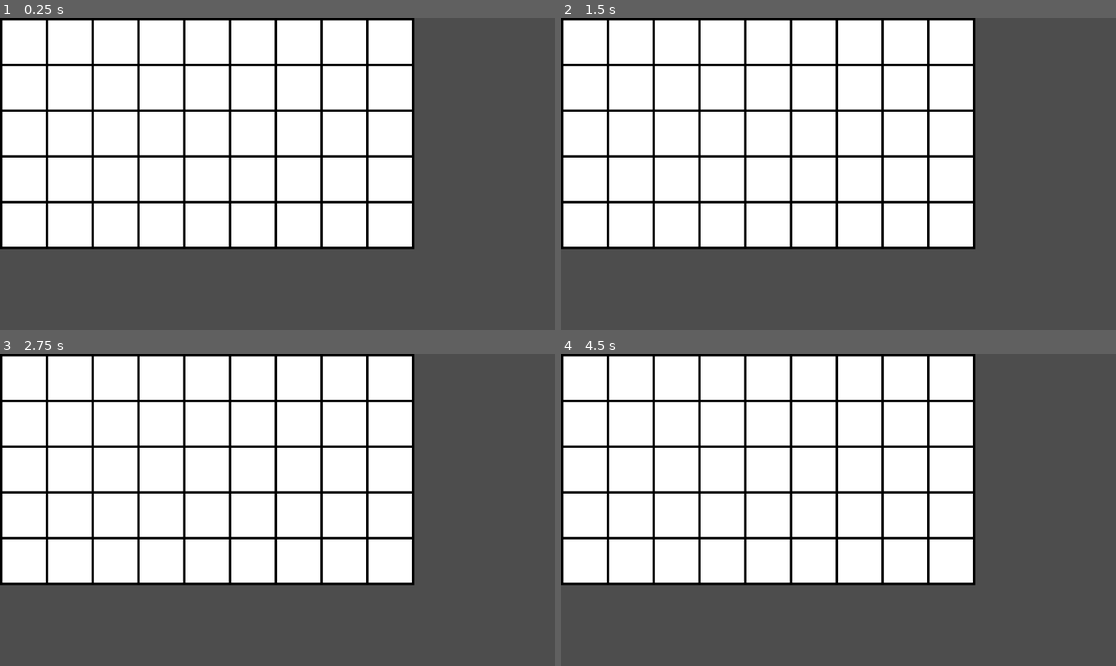
Above: before the commit, frames 1-4 (two rows, left to right).
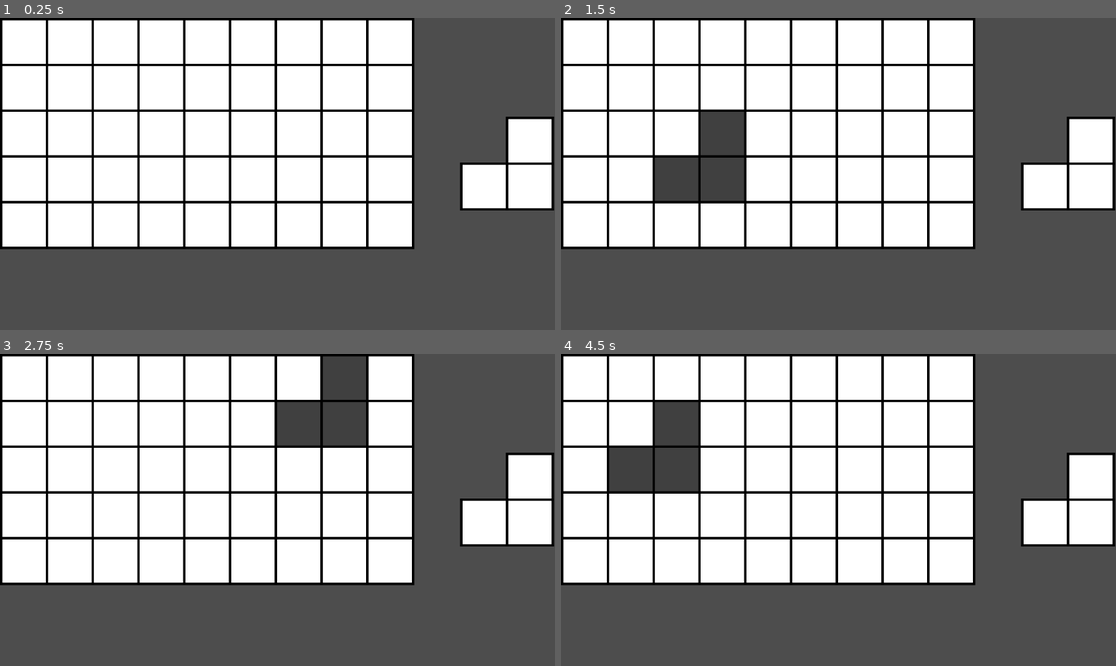
Above: after the commit, the same moments.

Repository: AI-Sturdy-Group/seudo-tetris
Game: Godot game, scene res://Scenes/board.tscn
Same seed, same stepped clock (60 frames per second), same inputs: the game is played once before the commit and once after it.
Inputs (mouse positions are in pixels of both pictures, inside the frame that each line leads up to):
- Up to frame 1 (0.25 s): no input
- Up to frame 2 (1.5 s): tap Enter at 0.5 s; move the mouse to (960, 158) at 0.52 s; tap Space at 1.25 s; move the mouse to (727, 189) at 1.27 s
- Up to frame 3 (2.75 s): tap Enter at 2 s; move the mouse to (333, 441) at 2.02 s
- Up to frame 4 (4.5 s): tap Space at 2.75, 4.25 s; move the mouse to (810, 572) at 2.77 s; tap Enter at 3.5 s; move the mouse to (1005, 556) at 3.52 s; move the mouse to (672, 463) at 4.27 s

The runs differ from the first frame. In frame 1, 3.9% of the frame differs, in the area x 82-100%, y 31-62%; in frame 2, 7.2%; in frame 3, 7.2%; in frame 4, 7.2%, in the area x 8-100%, y 15-62%.

Commit message:
Add player simple piece and add its shadow over the board on mouse movement

Diff:
--- a/Scenes/board.gd
+++ b/Scenes/board.gd
@@ -1,8 +1,24 @@
 extends Node2D
 
-
+var _board_objects = []
+var _positioned_objects = []
+var _hovered_objects = []
+var DEFAULT_COLOR = Color(1, 1, 1, 1)
+var DEFAULT_HOVERED_COLOR = Color(0.5,0.5,0.5,0.5)
+var DEFAULT_PLACED_COLOLR = Color(1, 0, 0, 1)
 # Called when the node enters the scene tree for the first time.
 func _ready():
+	_createBoard()
+	_createPlayer()
+	pass # Replace with function body.
+
+
+# Called every frame. 'delta' is the elapsed time since the previous frame.
+func _process(delta):
+	pass
+
+func _createBoard():
+	print('createBoard')
 	for j in range(5):
 		for i in range(9):
 			var cellScene = preload("res://Scenes/cell.tscn")
@@ -13,12 +29,54 @@
 			cloneNode.position.x = new_node_x_position
 			cloneNode.position.y = new_node_y_position
 			add_child(cloneNode)
-	print('ready')
+			_board_objects.append(cloneNode)
 
 	print(self.get_child_count());
-	pass # Replace with function body.
+	pass
+
+func _createPlayer():
+	print('createPlayer')
+	var player_scene = preload("res://Scenes/player.tscn")
+	var player_instance = player_scene.instantiate()
+	var player_instance_node2d = player_instance as Node2D
+
+	player_instance_node2d.position.x = 95*10+100
+	player_instance_node2d.position.y = 300
+
+	add_child(player_instance)
 
 
-# Called every frame. 'delta' is the elapsed time since the previous frame.
-func _process(delta):
-	pass
+func _input(event):
+	if event is InputEventMouseMotion:
+		_get_stepped_grid(event.position)
+
+func _get_stepped_grid(mouse_position: Vector2):
+	var grid_objects = _board_objects
+
+	if len(_hovered_objects) > 0:
+		_unhover_objects()
+
+	var player_objects = (self as Node).get_child(45)._get_child_positions()
+
+	for player_object in player_objects:
+		var player_object_x_position = mouse_position.x + (player_object.x * 95)
+		var player_object_y_position = mouse_position.y + (player_object.y * 95)
+
+		var outside_board = player_object_x_position > 9 * 95 or player_object_y_position > 5*95
+		# if mouse outside board then return
+		if outside_board:
+			return
+
+		var pointed_object_x_position = floor((player_object_x_position) / 95)
+		var pointed_object_y_position = floor((player_object_y_position) / 95)
+		var pointed_object_index = pointed_object_x_position + pointed_object_y_position * 9
+		if pointed_object_index <= len(grid_objects) - 1:
+			_paint_grid_object(grid_objects[pointed_object_index], DEFAULT_HOVERED_COLOR)
+			_hovered_objects.append(grid_objects[pointed_object_index])
+
+func _unhover_objects():
+	for hovered_object in _hovered_objects:
+		_paint_grid_object(hovered_object, DEFAULT_COLOR)
+
+func _paint_grid_object(grid_object: Node, color: Color):
+	(grid_object.get_child(0)).get_child(0).color = color
--- /dev/null
+++ b/Scenes/player.gd
@@ -0,0 +1,20 @@
+extends Node2D
+
+
+# Called when the node enters the scene tree for the first time.
+func _ready():
+	pass # Replace with function body.
+
+
+# Called every frame. 'delta' is the elapsed time since the previous frame.
+func _process(delta):
+	pass
+
+func _get_child_positions():
+	var childs = (self as Node).get_children()
+	var child_positions = []
+
+	for child in childs:
+		child_positions.append((child as Node2D).position/95)
+
+	return child_positions
--- /dev/null
+++ b/Scenes/player.tscn
@@ -0,0 +1,15 @@
+[gd_scene load_steps=3 format=3 uid="uid://b5qiq0gkut8ab"]
+
+[ext_resource type="Script" path="res://Scenes/player.gd" id="1_lmnvp"]
+[ext_resource type="PackedScene" uid="uid://cu8fgm3lvaa3u" path="res://Scenes/cell.tscn" id="1_w7w41"]
+
+[node name="Player" type="Node2D"]
+script = ExtResource("1_lmnvp")
+
+[node name="Cell" parent="." instance=ExtResource("1_w7w41")]
+
+[node name="Cell2" parent="." instance=ExtResource("1_w7w41")]
+position = Vector2(-95, 0)
+
+[node name="Cell3" parent="." instance=ExtResource("1_w7w41")]
+position = Vector2(0, -95)
